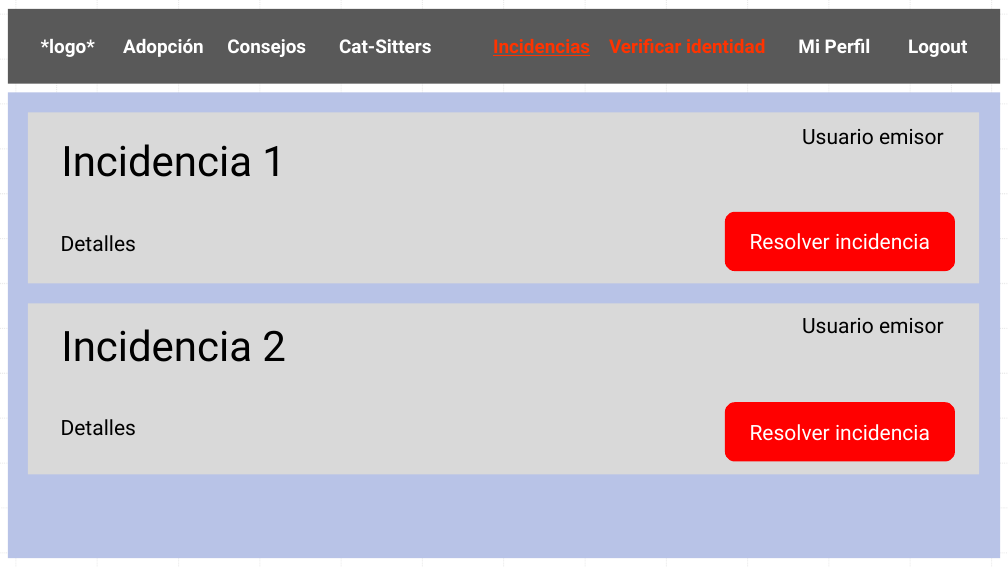
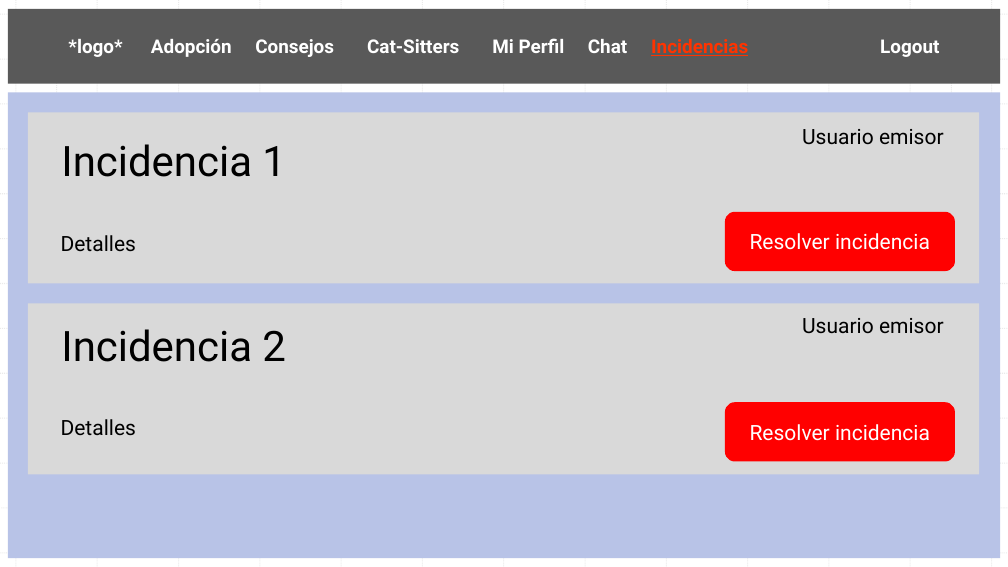
Before and after one commit to AndresIturria/Cat-Attack, a slide deck: slide 13 of Docs/Documento de diseño Cat-Attack.pptx (slide 11 before the commit). Drawn at 1008x567 pixels with LibreOffice and Linux fonts; fonts in the diff are those of the drawing. Boxes give left, top, right and bottom in pixels: in the first picture for what was removed or moved away, otherwise in the second. Text is boxed around its words. In the diff, an @@ line names an element or a change of style, - is before the commit and + after.

Commit message:
registro de incidencias funcionando, cambios en script inicial incidencias, retoques visuales en la aplicación

```diff
--- a/Docs/Documento de diseño Cat-Attack.pptx
+++ b/Docs/Documento de diseño Cat-Attack.pptx
@@ text in rectangle at (68, 38, 939, 57): text changed @@
-*logo* Adopción Consejos Cat-Sitters Incidencias Verificar identidad Mi Perfil Logout
+*logo* Adopción Consejos Cat-Sitters Mi Perfil Chat Incidencias Logout
```
Also in this commit, not shown: 8 other slides changed, 3 slides added, 1 slide removed, 14 other files.
